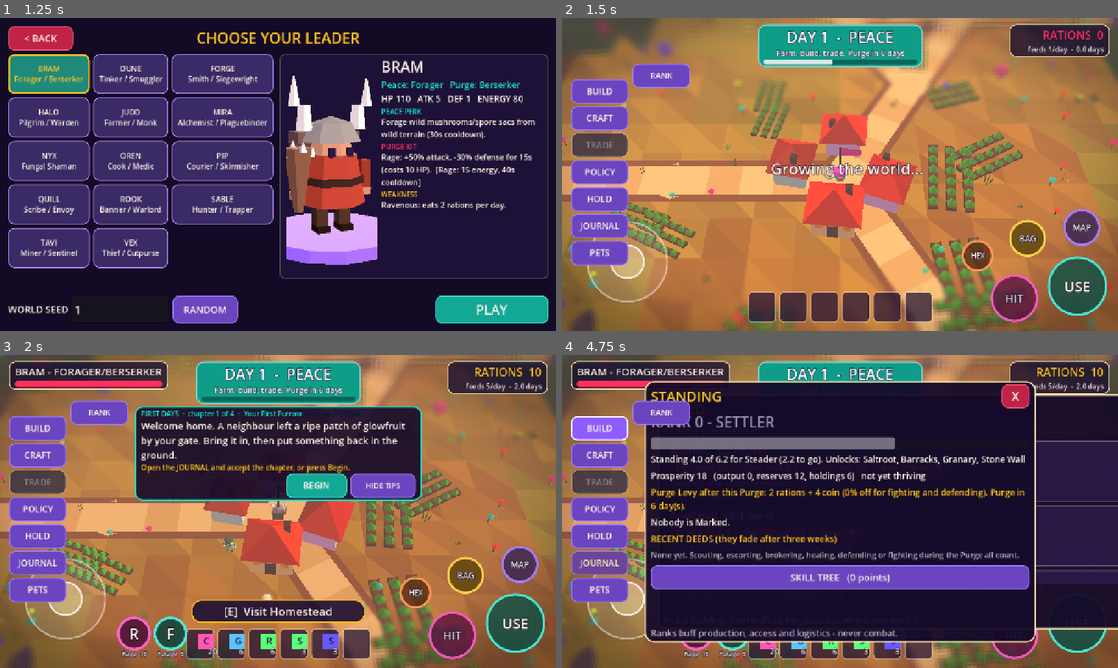
Above: before the commit, frames 1-4 (two rows, left to right).
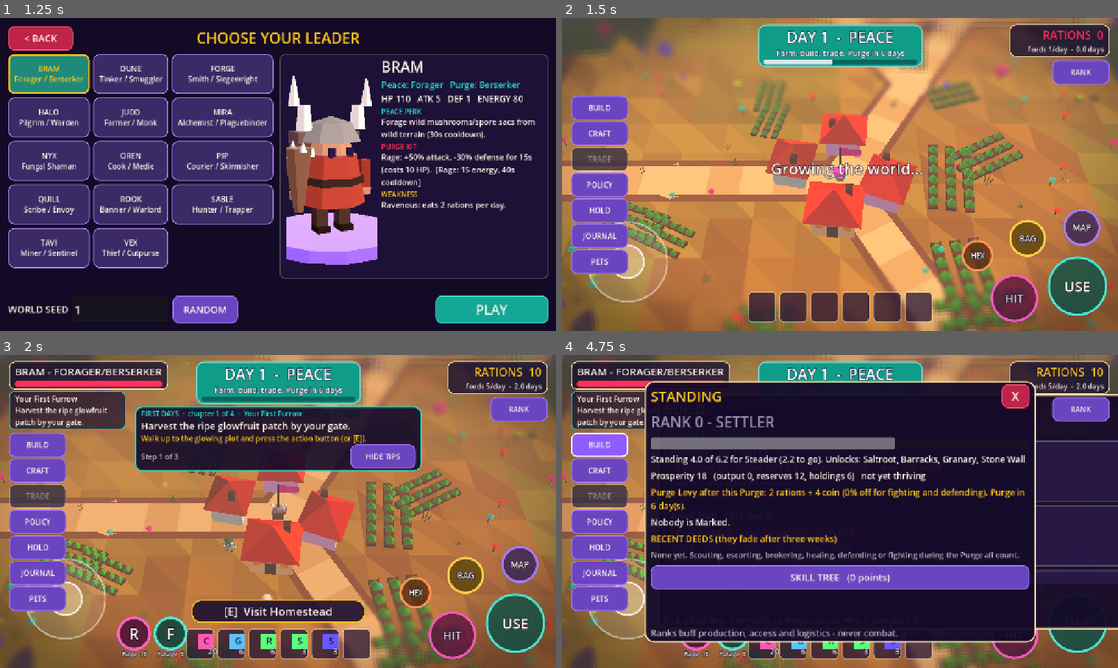
Above: after the commit, the same moments.

Repository: jared11stevenson-ops/lfg-2
Game: Godot game, scene res://main/main.tscn
The game is run twice, just before and just after one commit, with the same random seed, the same clock (stepped at 60 frames per second) and the same inputs.
Inputs (mouse positions are in pixels of both pictures, inside the frame that each line leads up to):
- Up to frame 1 (1.25 s): click "NEW MATCH" at 0.5 s
- Up to frame 2 (1.5 s): click "PLAY" at 1.25 s
- Up to frame 3 (2 s): no input
- Up to frame 4 (4.75 s): click "RANK" at 2 s; click (878, 486) at 2.75 s, where only the run before the commit has a clickable "BEGIN"; click (878, 486) at 3.5 s, where only the run before the commit has a clickable "BEGIN"; click "BUILD" at 4.25 s

Frame 1 is identical in both runs. In frame 2, 5.3% of the frame differs, in the area x 1-99%, y 13-82%; in frame 3, 15%, in the area x 1-99%, y 11-82%; in frame 4, 7.2%.

Commit message:
v0.5.0: pass 4 wiring, pass 5 convergence fixes, UI layout, play guide, reports
Co-Authored-By: Claude Sonnet 5.5 <noreply@anthropic.com>
Claude-Session: https://claude.ai/code/session_016RWPuPUYHXU7mCfFED3ojH

Diff:
--- a/data/ranks.json
+++ b/data/ranks.json
@@ -36,7 +36,7 @@
 "mark": {"min_rank": 2, "bounty_mult": 1.5, "ai_target_mult": 1.35, "wave_extra": 2},
 "thin_crown": {"ration_days": 3, "min_stability": 40, "rank_loss": 1},
 "upkeep": {"coin_div": 3.5, "coin_exp": 1.4, "free_holdings": 2, "income_per_tier": 1, "stab_unpaid": 18},
-"stability": {"start": 100, "dist_free": 7, "dist_per_hex": 3, "per_extra_holding": 2, "extra_free": 4, "hunger_per_day": 12, "step": 14, "weak": 40, "revolt_at": 12, "revolt_chance": 0.2, "weak_yield_loss": 1},
+"stability": {"start": 100, "dist_free": 7, "dist_per_hex": 3, "per_extra_holding": 1, "extra_free": 4, "hunger_per_day": 12, "step": 14, "weak": 40, "revolt_at": 12, "revolt_chance": 0.1, "weak_yield_loss": 1},
 "levy": {"ration_base": 1, "ration_per_tier": 1, "coin_base": 2, "coin_per_tier": 2, "week_growth": 0.12, "week_growth_cap": 1.6, "reduction_cap": 0.8, "fight_div": 8.0, "shrine_cut": 0.25, "unpaid_stab": 12},
 "idle_bleed": {"idle_days": 14, "ration_base": 1, "week_div": 4, "cap": 4},
 "scarcity": {"spoil_floor": 12, "spoil_base": 0.01, "spoil_cap": 0.1, "granary_cut": 0.5, "prod_loss_per_week": 0.02, "prod_floor": 0.5, "yield_start_week": 3, "yield_week_step": 6, "yield_loss_cap": 2},
@@ -44,8 +44,8 @@
 "prosperity": {"output_decay": 0.85, "ration_days_secure": 3, "thriving_min": 12},
 "skills": {"cost_mult": 2.0, "week_cap": 3, "_notes": "pass 3: non-root nodes cost cost_mult x their data cost; a faction leader earns at most week_cap skill points per calendar week"},
 "hold": {"last_stand": 1.4, "pacify_days": 6, "pacify_stab": 30, "pacify_ration_per_coin": 3, "upkeep_ration_per_coin": …(246 unchanged characters)…
-"hunt": {"live_at": 5, "min_week": 12, "late_week": 99, "levy_per_day": 2, "levy_rations": 2,  …(377 unchanged characters)…
-"mercy": {"until_week": 99, "last_roof": 0.0, "two_roofs": 0.4, "t …(264 unchanged characters)…
+"hunt": {"live_at": 7, "min_week": 12, "late_week": 40, "levy_per_day": 2, "levy_rations": 2,  …(377 unchanged characters)…
+"mercy": {"until_week": 24, "last_roof": 0.0, "two_roofs": 0.4, "t …(264 unchanged characters)…
 "subsist": {"per_holding": 3, "_notes": "pass 3b: every AI holding makes at least this many rations a day (kitchen gardens); the scarcity curve starved single-holding factions to death in the late game"},
 "furlough": {"recruit_days": 1.0, "evac_scale": 1.0, "below_days": 1.0, "share": 0.25, "keep": 2, "_notes": "pass 3b: an AI governor short of rations sends a quarter of each garrison home (keeps 2) and buys food at the nearest market"}
 }
--- a/main/journey.gd
+++ b/main/journey.gd
@@ -29,6 +29,9 @@
 	m.stage.panels.open(&"quests")
 	await _shot("03a_quest_journal")
 	m.stage.panels.close_all()
+	m.stage.panels.open(&"companions")
+	await _shot("03d_companions")
+	m.stage.panels.close_all()
 	m._open_standing()
 	await _shot("03b_standing_panel")
 	m.standing_panel.visible = false
--- a/main/main.gd
+++ b/main/main.gd
@@ -13,7 +13,7 @@
 			seed_value = int(a.get_slice("=", 1))
 	menu = MenuFlow.new()
 	add_child(menu)
-	menu.new_match_requested.connect(func(cid: String, sd: int) -> void: _start(LocalSession.new_game(sd, StringName(cid), _slot, MenuApi.new_match_opts(), MenuApi.meta())))
+	menu.new_match_requested.connect(func(cid: String, sd: int) -> void: _start(LocalSession.new_game(sd, StringName(cid), _slot, MenuApi.new_match_opts().merged({"tutorial": true}), MenuApi.meta())))
 	menu.continue_requested.connect(_continue)
 	menu.endless_requested.connect(func() -> void: _over = false)
 	menu.quit_requested.connect(func() -> void: get_tree().quit())
@@ -26,7 +26,7 @@
 		return
 	if "--journey" in OS.get_cmdline_user_args():
 		menu.hide_all()
-		_start(LocalSession.new_game(seed_value, &"lfg:class/judd", -1, {}, null))
+		_start(LocalSession.new_game(seed_value, &"lfg:class/judd", -1, {"tutorial": true}, null))
 		var j: Node = load("res://main/journey.gd").new()
 		add_child(j)
 		j.run(self)
@@ -66,6 +66,12 @@
 	p.quest_abandon_requested.connect(func(q: String) -> void: _send(UiCommands.abandon_quest(q), "Quest abandoned"))
 	p.quest_turn_in_requested.connect(func(q: String) -> void: _send(UiCommands.turn_in(q), "Quest complete"))
 	p.poi_action_requested.connect(func(pid: int, pick: int) -> void: _send(UiCommands.interact_poi(pid, pick), "Done"))
+	stage.item_use_requested.connect(func(id: String) -> void: _send(UiCommands.eat(id), "Used"))
+	p.companion_adopt_requested.connect(func(k: String) -> void: _send(UiCommands.adopt_companion(k), "Companion adopted"))
+	p.companion_feed_requested.connect(func(k: String, it: String) -> void: _send(UiCommands.feed_companion(k, it), "Fed"))
+	p.companion_assign_requested.connect(func(k: String, m: String, h: int) -> void: _send(UiCommands.assign_companion(k, m, h), "Assigned"))
+	p.companion_dismiss_requested.connect(func(k: String) -> void: _send(UiCommands.dismiss_companion(k), "Dismissed"))
+	p.tutorial_ack_requested.connect(func(t: String) -> void: _send(UiCommands.ack_tutorial(t), "Got it"))
 	await stage.start_from_state(Game.state)
 	stage.player.hex_changed.connect(_on_hex)
 	stage.hud.toast("Feed your people. Survive the Purge.", UiStyle.GOOD, 5.0)
@@ -92,10 +98,10 @@
 		_report(Game.command(&"unlock_skill", {"node": node_id}), "Skill learned")
 		skill_panel.set_model(Skills.panel_model(Game.state.actors[Game.state.player_id])))
 	var box := VBoxContainer.new()
-	box.position = Vector2(162, 104)
+	box.position = Vector2(1128, 96)
 	box.add_theme_constant_override("separation", 6)
 	_prog_layer.add_child(box)
-	var b1: Button = UiKit.button("RANK", UiStyle.PURPLE, Vector2(132, 48), 18)
+	var b1: Button = UiKit.button("RANK", UiStyle.PURPLE, Vector2(132, 40), 17)
 	b1.pressed.connect(_open_standing)
 	box.add_child(b1)
 
@@ -209,7 +215,7 @@
 ## Export smoke test: start a real match, build the world, tick 2 in-world days, print a summary and quit. Works from an exported binary.
 func _smoke() -> void:
 	menu.hide_all()
-	_start(LocalSession.new_game(seed_value, &"lfg:class/judd", -1, {}, null))
+	_start(LocalSession.new_game(seed_value, &"lfg:class/judd", -1, {"tutorial": true}, null))
 	while stage == null or not stage.started:
 		await get_tree().process_frame
 	var st: MatchState = Game.state
--- a/tests/rules/test_hold_hunt.gd
+++ b/tests/rules/test_hold_hunt.gd
@@ -167,12 +167,12 @@
 	var s: MatchState = _ai()
 	warp(s, 7 * int(hc["min_week"]) + 2, 0.0)
 	check(not AIFactions.hunting(s), "13 factions alive: no hunt")
-	var few: Array = [0, 3, 4, 5, 6].slice(0, int(hc["live_at"]))
+	var few: Array = [0, 3, 4, 5, 6, 7, 8, 9, 10, 11, 12].slice(0, int(hc["live_at"]))
 	_thin_field(s, few)
 	check(AIFactions.hunting(s), "%d left after week %d: the hunt is on" % [int(hc["live_at"]), int(hc["min_week"])])
 	var s1: MatchState = _ai()
 	warp(s1, 7 * int(hc["min_week"]) + 2, 0.0)
-	_thin_field(s1, [0, 3, 4, 5, 6, 7, 8].slice(0, int(hc["live_at"]) + 1))
+	_thin_field(s1, [0, 3, 4, 5, 6, 7, 8, 9, 10, 11, 12].slice(0, int(hc["live_at"]) + 1))
 	check(not AIFactions.hunting(s1), "one more than live_at: no hunt")
 	var s2: MatchState = _ai()
 	_thin_field(s2, few)
--- a/ui/ui_panels.gd
+++ b/ui/ui_panels.gd
@@ -53,13 +53,13 @@
 	root.mouse_filter = Control.MOUSE_FILTER_IGNORE
 	add_child(root)
 	toolbar = VBoxContainer.new()
-	toolbar.position = Vector2(20, 140)
-	toolbar.add_theme_constant_override("separation", 6)
+	toolbar.position = Vector2(20, 178)
+	toolbar.add_theme_constant_override("separation", 3)
 	root.add_child(toolbar)
 	for k in KINDS:
 		if not LABELS.has(k):
 			continue      # the point-of-interest panel opens from the world, not from the toolbar
-		var b: Button = UiKit.button(String(LABELS[k]), UiStyle.PURPLE, Vector2(132, 56), 20)
+		var b: Button = UiKit.button(String(LABELS[k]), UiStyle.PURPLE, Vector2(132, 40), 17)
 		b.pressed.connect(toggle.bind(k))
 		toolbar.add_child(b)
 		toolbar_buttons[k] = b
Binary file changed: art/captures/integrated/01_start.png
Binary file changed: art/captures/integrated/02_build_panel.png
Binary file changed: art/captures/integrated/03_holding_panel.png
Binary file changed: art/captures/integrated/03a_quest_journal.png
Binary file changed: art/captures/integrated/03b_standing_panel.png
Binary file changed: art/captures/integrated/03c_skill_tree.png
Binary file added: art/captures/integrated/03d_companions.png
Binary file changed: art/captures/integrated/04_warning.png
Binary file changed: art/captures/integrated/05_purge.png
Not shown, changed: .gitignore
Not shown, changed: CHANGELOG.md
Not shown, added: PLAY.md
(and 1 more such lines)
